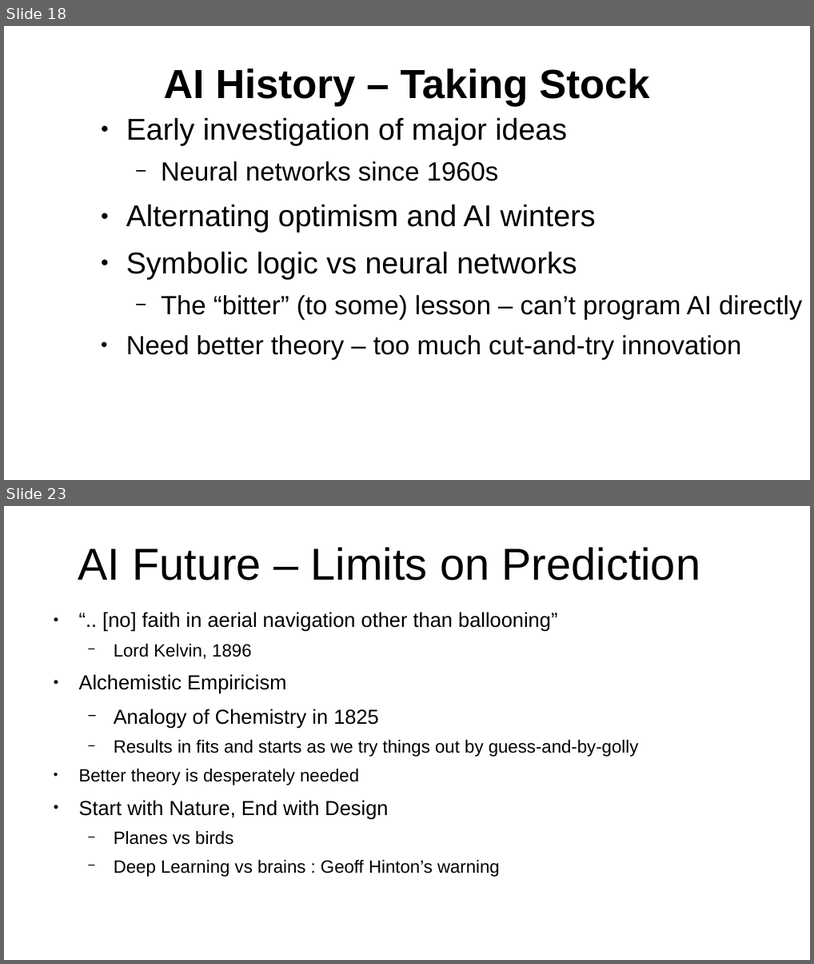
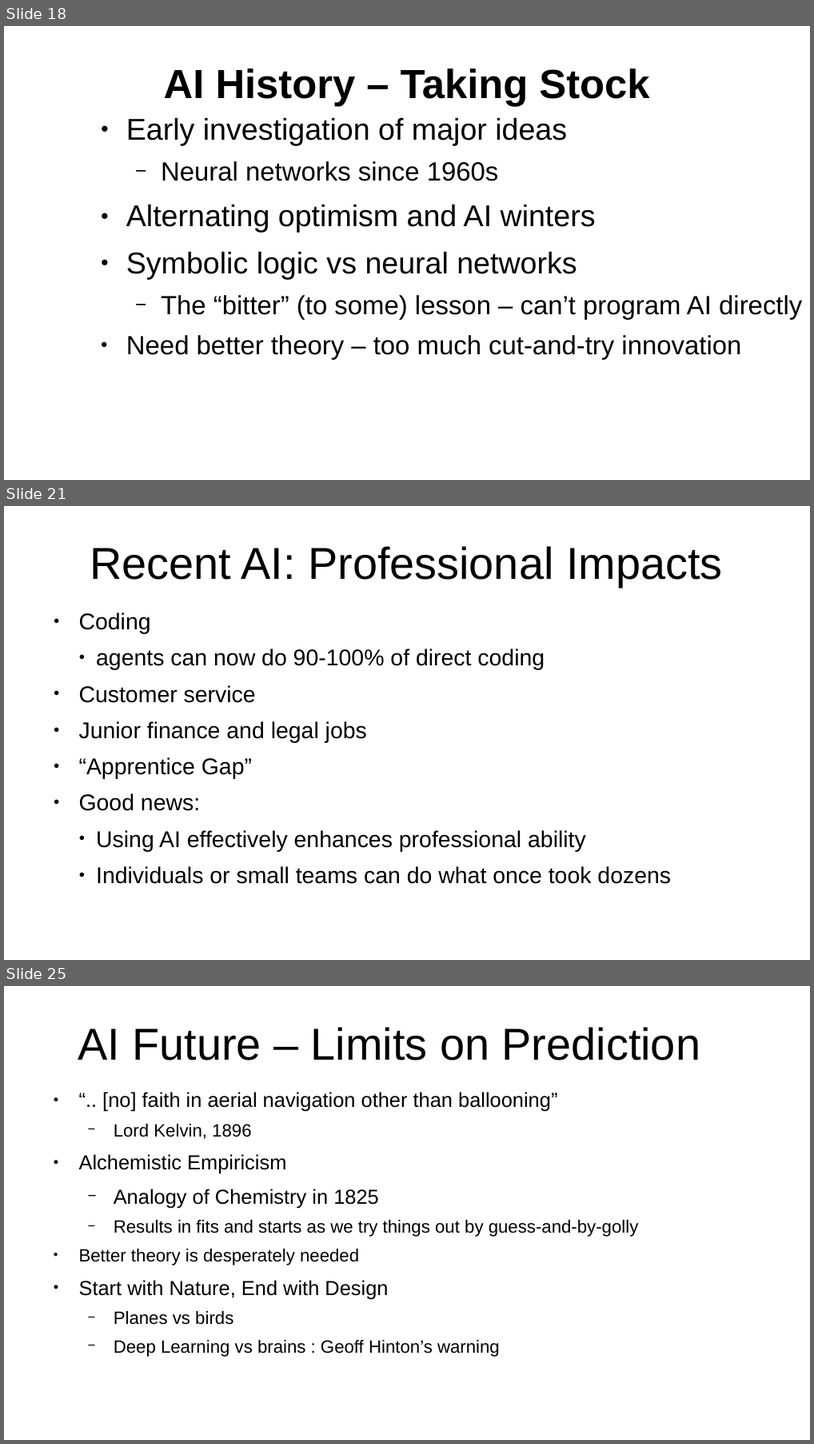
Before and after one commit to ClintStaley/AITalks, a slide deck: UATX/FullPreso2026.pptx. Shown one above the other, each under a label of ours: slides 18 and 23 before the commit, slides 18, 21 and 25 after it; the slides between them are not shown. The pictures are 814x964 and 814x1444 pixels, drawn with LibreOffice and Linux fonts; fonts in the diff are those of the drawing. Boxes give left, top, right and bottom in pixels: in the first picture for what was removed or moved away, otherwise in the second. Text is boxed around its words. In the diff, an @@ line names an element or a change of style, - is before the commit and + after.

```diff
--- a/UATX/FullPreso2026.pptx
+++ b/UATX/FullPreso2026.pptx
@@ slide 21 added at (x1=4, y1=506, x2=810, y2=960), background #FFFFFF @@
@@ text added at (x1=90, y1=546, x2=722, y2=587), 44 pt, text #000000 @@
+Recent AI: Professional Impacts
@@ text added at (x1=79, y1=612, x2=671, y2=884), 22.4 pt, text #000000 @@
+● Coding
+    ● agents can now do 90-100% of direct coding
+● Customer service
+● Junior finance and legal jobs
+● “Apprentice Gap”
+● Good news:
+    ● Using AI effectively enhances professional ability
+    ● Individuals or small teams can do what once took dozens
@@ what was slide 23 is now slide 25 @@
```
Also in this commit, not shown: 3 slides changed, 3 other slides added, 1 slide removed, 1 other file.
